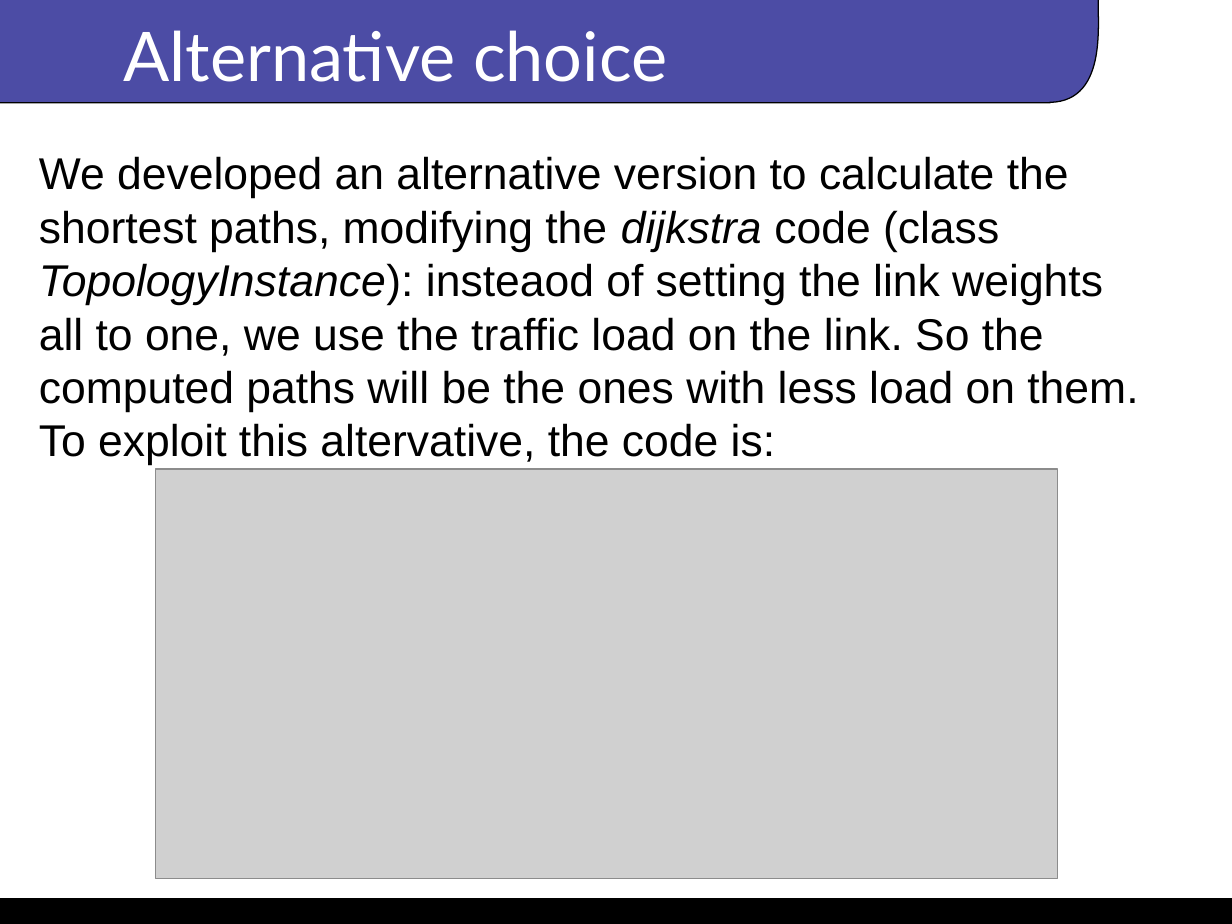
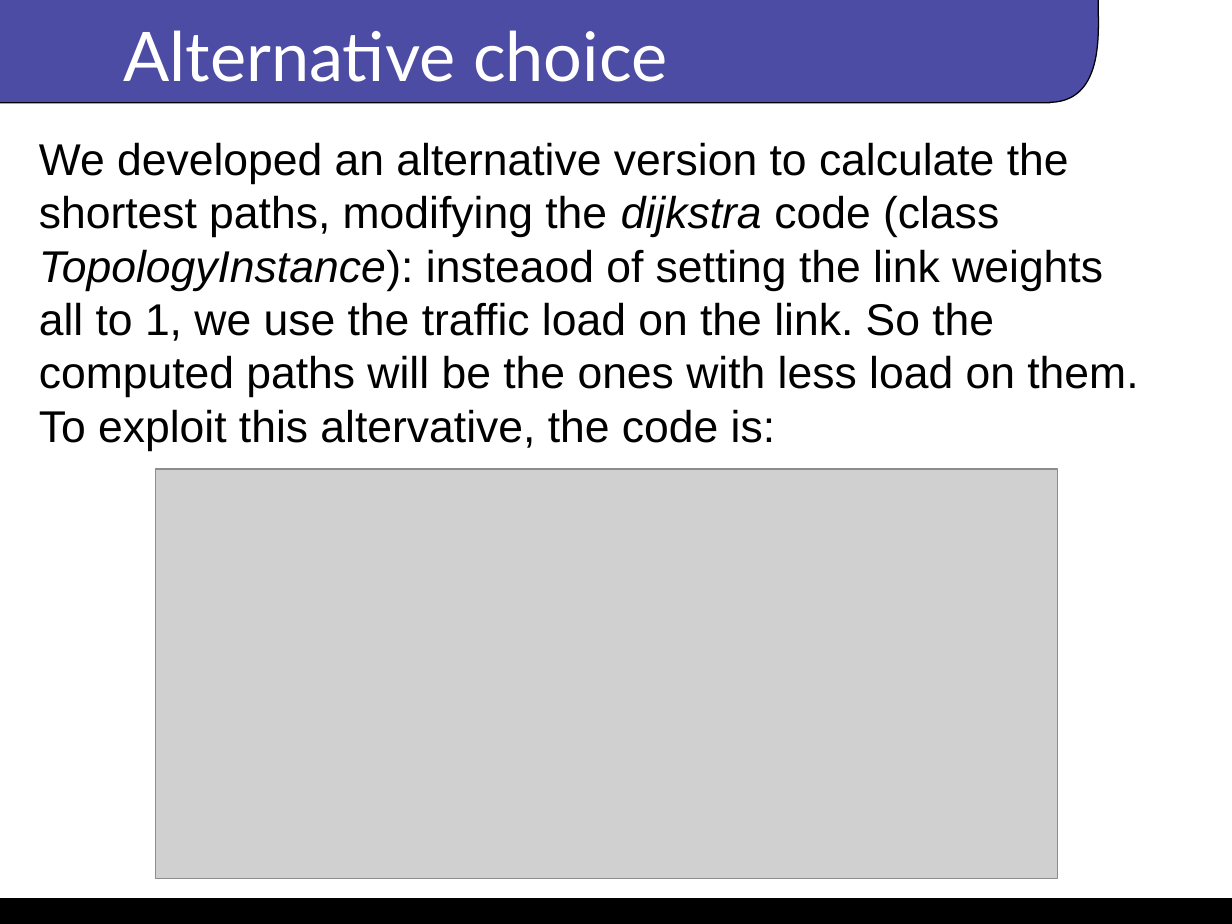
Before and after one commit to alicenannini/floodlight_project, a slide deck: slide 13 of presentation/project_anaws.odp. Drawn at 1232x924 pixels with LibreOffice and Linux fonts; fonts in the diff are those of the drawing; grey boxes stand for pictures; background and template pictures are left out. Boxes give left, top, right and bottom in pixels: in the first picture for what was removed or moved away, otherwise in the second. Text is boxed around its words. In the diff, an @@ line names an element or a change of style, - is before the commit and + after.

Commit message:
update presentation

```diff
--- a/presentation/project_anaws.odp
+++ b/presentation/project_anaws.odp
@@ subtitle "We developed an alternative version ...": place and size @@
-subtitle "We developed an alternative version ..." at (39,156,1138,466)
+subtitle "We developed an alternative version ..." at (39,142,1138,451)
@@ subtitle at (39,142,1138,398): text changed @@
-We developed an alternative version to calculate the shortest paths, modifying the dijkstra code (class TopologyInstance): insteaod of setting the link weights all to one, we use the traffic load on the link. So the computed paths will be the ones with less load on them.
+We developed an alternative version to calculate the shortest paths, modifying the dijkstra code (class TopologyInstance): insteaod of setting the link weights all to 1, we use the traffic load on the link. So the computed paths will be the ones with less load on them.
```
Also in this commit, not shown: 3 other slides changed, 3 slides added, 1 slide removed, 1 other file.
